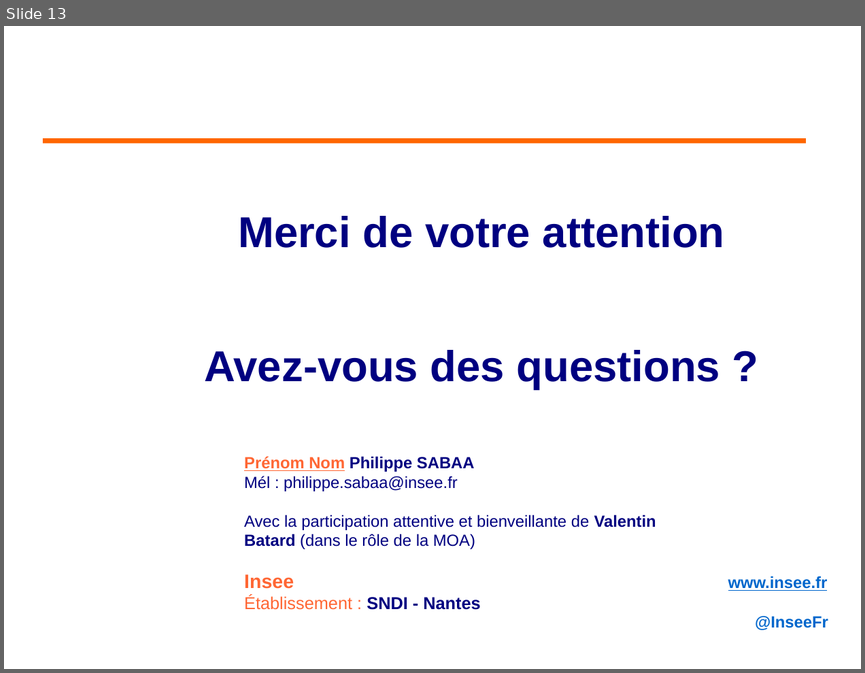
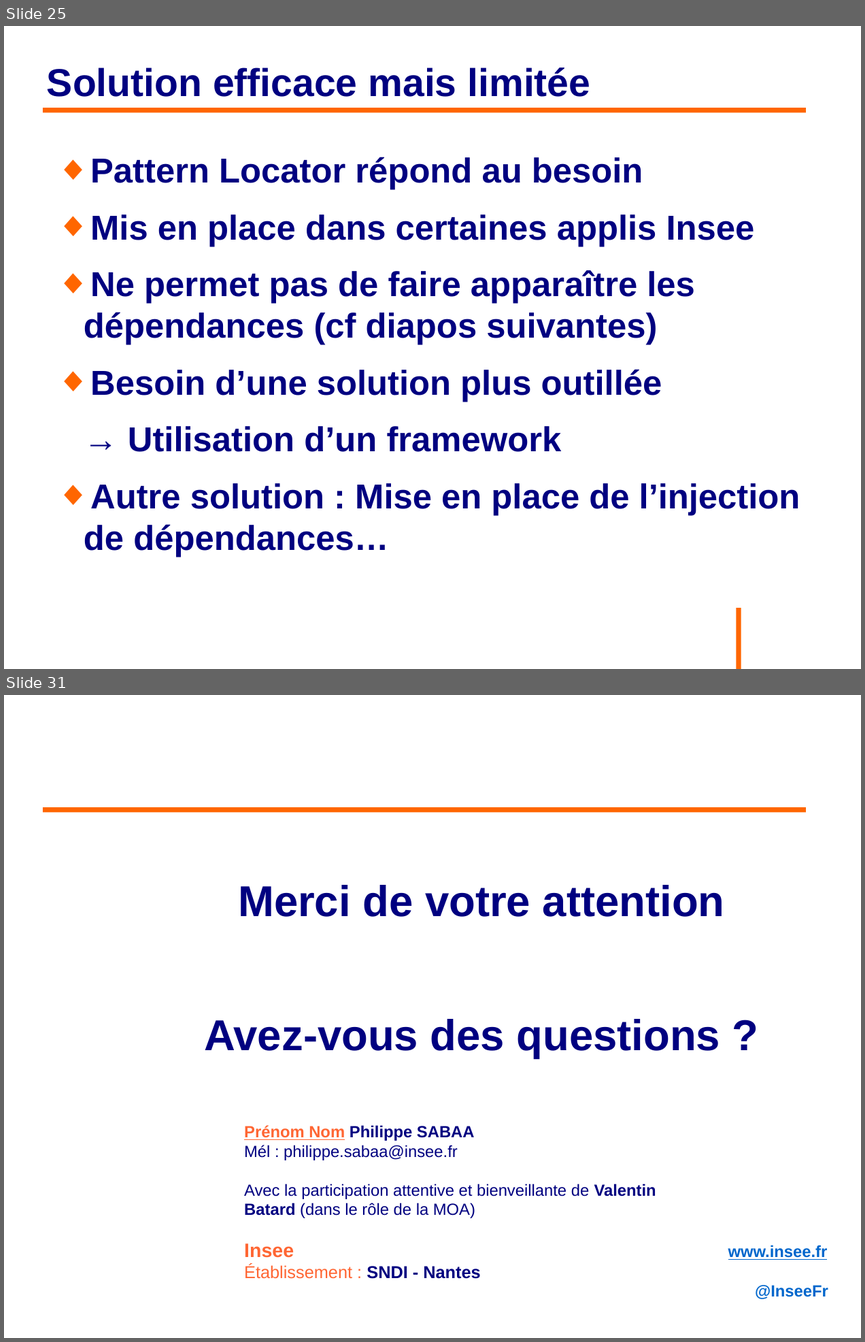
Before and after one commit to philphils/formation-spring, a slide deck: Documentation/diapo_formation_spring.odp. Shown one above the other, each under a label of ours: slide 13 before the commit, slides 25 and 31 after it; the slides between them are not shown. The pictures are 865x673 and 865x1342 pixels, drawn with LibreOffice and Linux fonts; fonts in the diff are those of the drawing; background and template pictures are left out. Boxes give left, top, right and bottom in pixels: in the first picture for what was removed or moved away, otherwise in the second. Text is boxed around its words. In the diff, an @@ line names an element or a change of style, - is before the commit and + after.

Commit message:
Avancement diapo partie 1

```diff
--- a/Documentation/diapo_formation_spring.odp
+++ b/Documentation/diapo_formation_spring.odp
@@ slide 25 added at (x1=4, y1=26, x2=861, y2=669), background #FFFFFF @@
@@ title added at (x1=47, y1=67, x2=591, y2=97), 36 pt, text #000080, bold @@
+Solution efficace mais limitée
@@ line added from (43, 110) to (806, 110), #FF6600 4.54 pt @@
@@ text added at (x1=84, y1=157, x2=800, y2=556), 32 pt, text #000080, bold @@
+◆ Pattern Locator répond au besoin
+◆ Mis en place dans certaines applis Insee
+◆ Ne permet pas de faire apparaître les dépendances (cf diapos suivantes)
+◆ Besoin d’une solution plus outillée
+→ Utilisation d’un framework
+◆ Autre solution : Mise en place de l’injection de dépendances…
@@ line added from (738, 607) to (738, 669), #FF6600 4.54 pt @@
@@ what was slide 13 is now slide 31 @@
```
Also in this commit, not shown: 3 slides changed, 17 other slides added.
